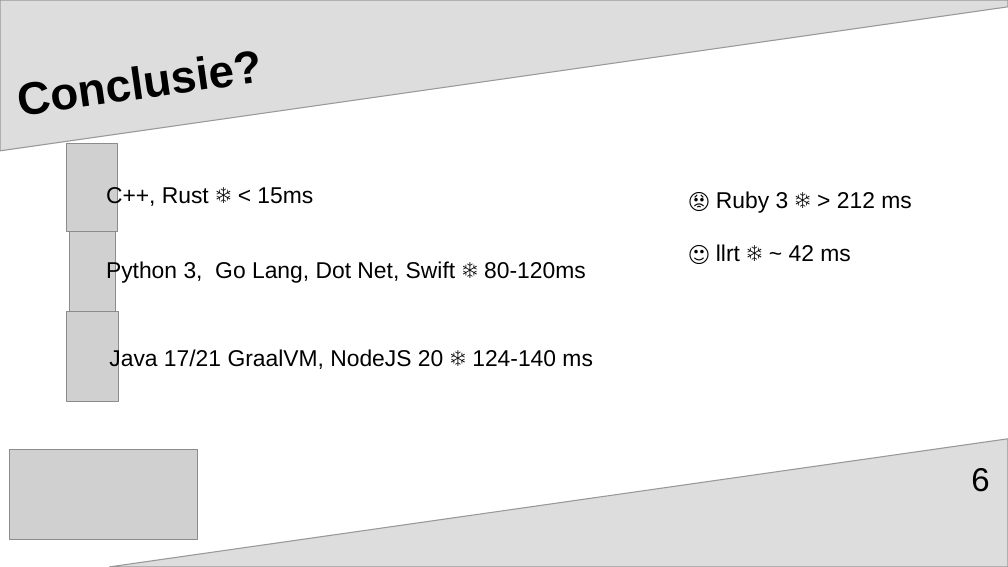
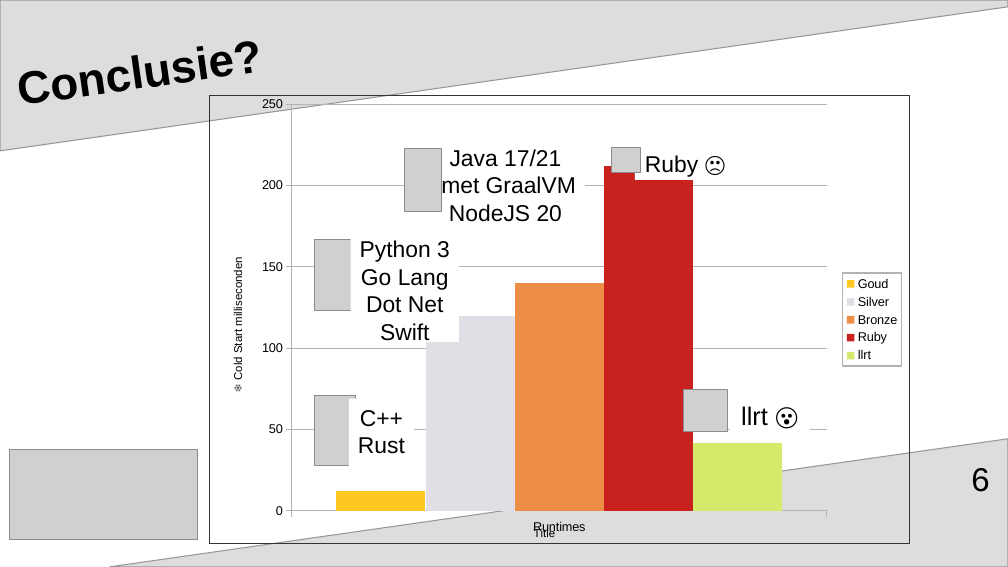
Before and after one commit to aventinesolutions/awsvsgcp-channel, a slide deck: slide 6 of ep002-Rust_in_Cloud_Native/ep002-Rust_in_Cloud_Native.odp. Drawn at 1008x567 pixels with LibreOffice and Linux fonts; fonts in the diff are those of the drawing; grey boxes stand for pictures. Boxes give left, top, right and bottom in pixels: in the first picture for what was removed or moved away, otherwise in the second. Text is boxed around its words. In the diff, an @@ line names an element or a change of style, - is before the commit and + after.

```diff
--- a/ep002-Rust_in_Cloud_Native/ep002-Rust_in_Cloud_Native.odp
+++ b/ep002-Rust_in_Cloud_Native/ep002-Rust_in_Cloud_Native.odp
@@ title "Conclusie?" rewrapped from (11,0,915,144) to (11,0,915,134) @@
@@ column chart added at (209,96,909,544) @@
+categories: Runtimes
+Goud: 12
+Silver: 120
+Bronze: 140
+Ruby: 212
+llrt: 42
@@ picture: place and size @@
-picture at (66,311,118,401)
+picture at (405,148,442,211)
@@ text at (441,149,576,222): text changed @@
-Java 17/21 GraalVM, NodeJS 20 ❄️ 124-140 ms
+Java 17/21
+met GraalVM
+NodeJS 20
@@ picture added at (612,147,641,173) @@
@@ text added at (645,155,698,177), 18 pt, text #000000 @@
+Ruby 🙁
@@ text removed at (716,191,911,213) @@
-😟 Ruby 3 ❄️ > 212 ms
@@ rectangle "Python 3": place and size @@
-rectangle "Python 3" at (106,260,586,284)
+rectangle "Python 3" at (351,231,459,342)
@@ rectangle "Python 3" at (351,231,459,342): fill none to #FFFFFF @@
@@ picture: place and size @@
-picture at (70,231,115,311)
+picture at (315,240,356,310)
@@ text in rectangle at (360,240,450,341): text changed @@
-Python 3, Go Lang, Dot Net, Swift ❄️ 80-120ms
+Python 3
+Go Lang
+Dot Net
+Swift
@@ text removed at (716,244,850,262) @@
-🙂 llrt ❄️ ~ 42 ms
@@ picture: place and size @@
-picture at (67,144,117,231)
+picture at (315,396,355,466)
@@ text at (358,410,405,454): text changed @@
-C++, Rust ❄️ < 15ms
+C++
+Rust
@@ picture added at (684,390,728,432) @@
@@ rectangle added at (730,396,810,441), fill #FFFFFF, 20 pt, text #000000 @@
+llrt 😮
```
Also in this commit, not shown: 3 other slides changed, 2 other files.
